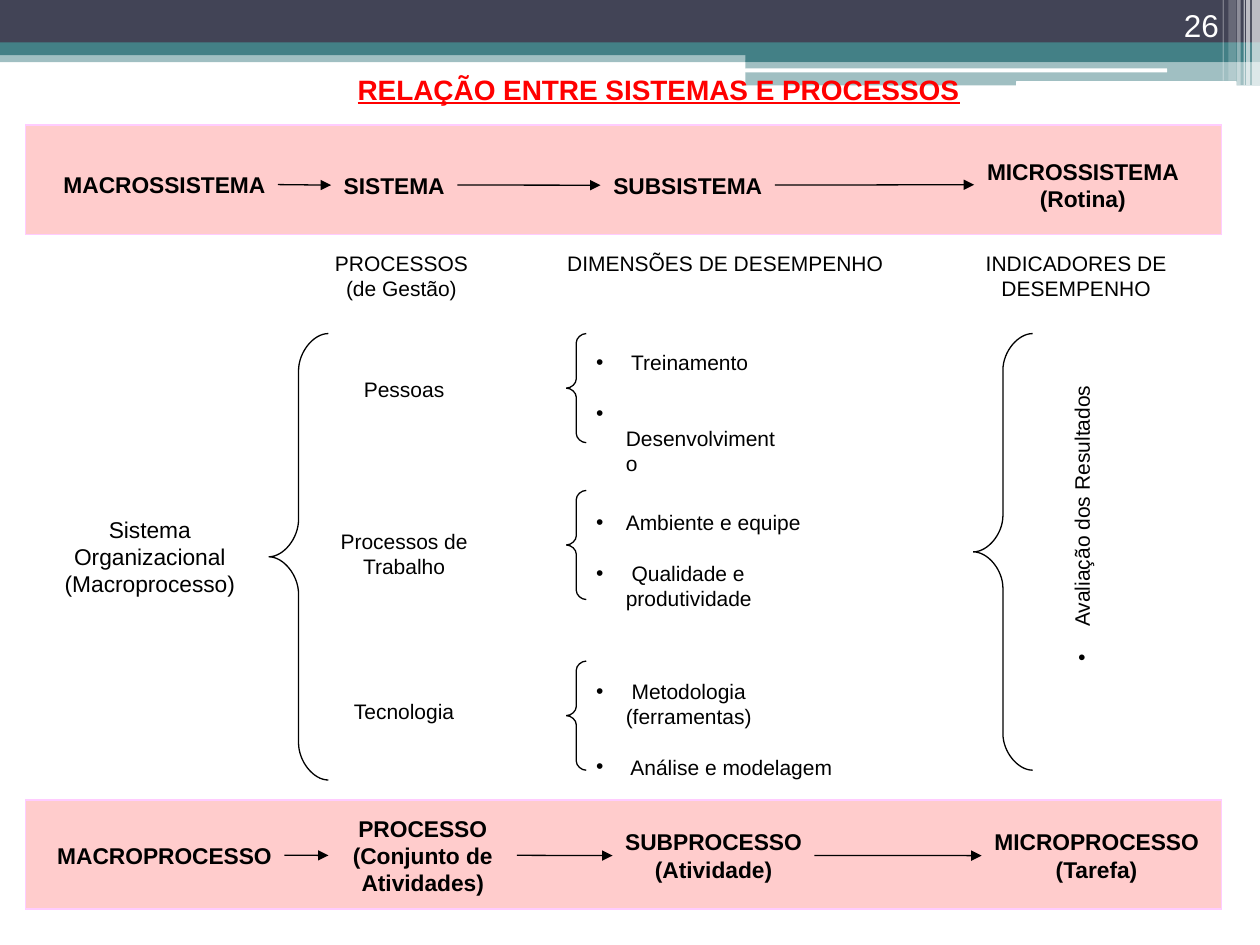
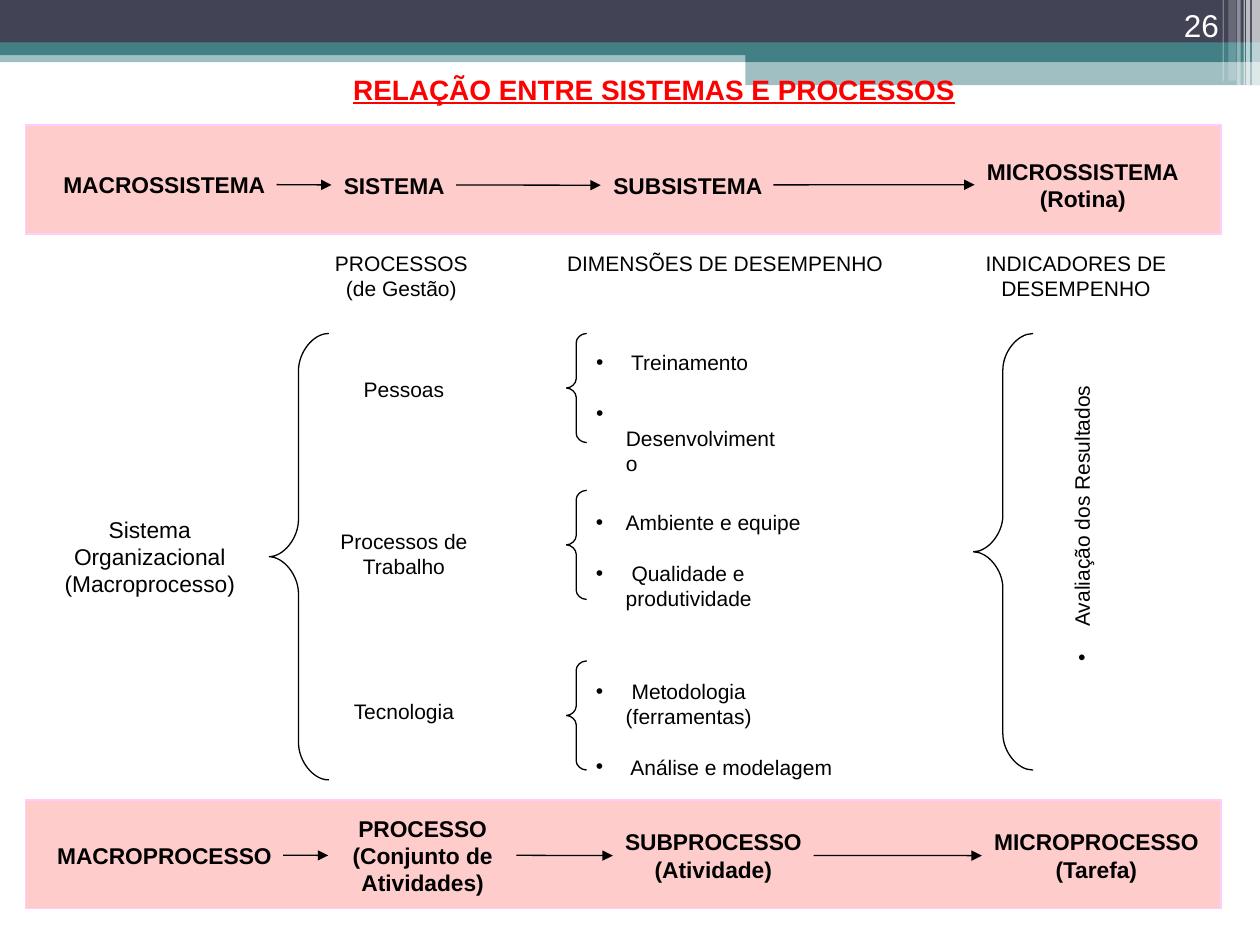
Before and after one commit to douglasbolis/ifes_bsi, a slide deck: slide 26 of 3_periodo/tgs/material/TGS_Parte_II_Gestao_de_Processos.ppt. Drawn at 1260x945 pixels with LibreOffice and Linux fonts; fonts in the diff are those of the drawing. Boxes give left, top, right and bottom in pixels: in the first picture for what was removed or moved away, otherwise in the second. Text is boxed around its words. In the diff, an @@ line names an element or a change of style, - is before the commit and + after.

```diff
--- a/3_periodo/tgs/material/TGS_Parte_II_Gestao_de_Processos.ppt
+++ b/3_periodo/tgs/material/TGS_Parte_II_Gestao_de_Processos.ppt
@@ text "RELAÇÃO ENTRE SISTEMAS E PROCESSOS": place and size @@
-text "RELAÇÃO ENTRE SISTEMAS E PROCESSOS" at (358, 78, 959, 105)
+text "RELAÇÃO ENTRE SISTEMAS E PROCESSOS" at (353, 78, 955, 105)
@@ rounded rectangle removed at (745, 68, 1167, 72) @@
@@ rounded rectangle removed at (1016, 81, 1236, 86) @@
@@ freeform shape at (973, 334, 1032, 770): outline redrawn @@
```
Also in this commit, not shown: 56 other slides changed, 2 other files.
